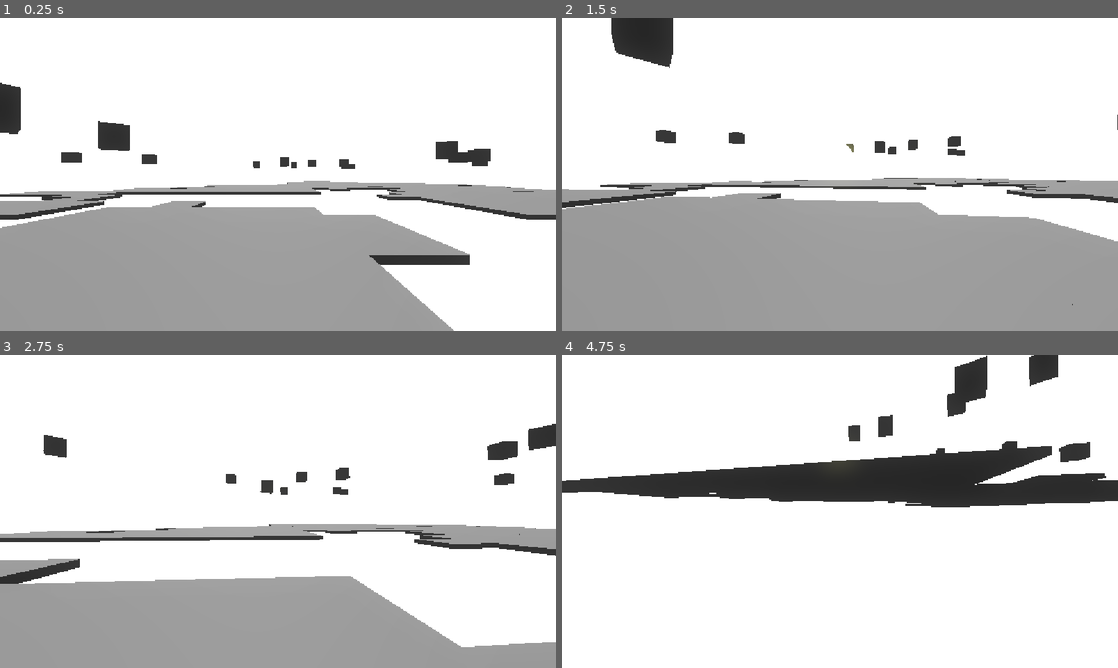
Above: before the commit, frames 1-4 (two rows, left to right).
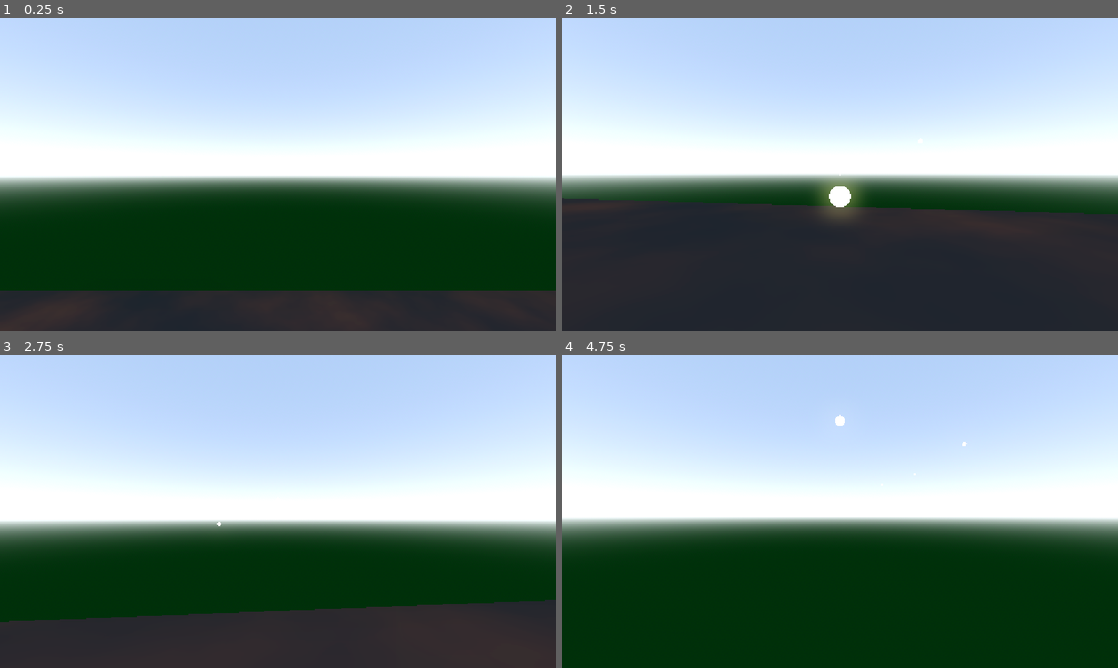
Above: after the commit, the same moments.

Repository: matthewmolitordev/hoard-hunters
Game: Godot game, scene res://hub_world.tscn
Same seed, same stepped clock (60 frames per second), same inputs: the game is played once before the commit and once after it. Before the commit the project starts from res://world.tscn.
Inputs (mouse positions are in pixels of both pictures, inside the frame that each line leads up to):
- Up to frame 1 (0.25 s): no input
- Up to frame 2 (1.5 s): tap Enter (ui_accept) at 0.5, 0.77 s; move the mouse to (867, 174) at 0.52 s; hold 1 (action_bar_slot_1) 0.53-1.28 s; hold W (move_forward) from 0.53 s (still down); move the mouse to (812, 174) at 1.27 s; tap 1 (action_bar_slot_1) at 1.35 s
- Up to frame 3 (2.75 s): keep holding W (move_forward); tap Enter (ui_accept) at 1.52 s; move the mouse to (289, 505) at 2.02 s; hold 1 (action_bar_slot_1) from 2.03 s (still down)
- Up to frame 4 (4.75 s): keep holding W (move_forward); move the mouse to (834, 517) at 2.77 s; release 1 (action_bar_slot_1) at 2.78 s; tap 1 (action_bar_slot_1) at 2.85, 4.35 s; tap Enter (ui_accept) at 3.02, 3.77, 4.52 s; move the mouse to (878, 514) at 3.52 s; hold 1 (action_bar_slot_1) 3.53-4.28 s; move the mouse to (795, 508) at 4.27 s

The runs differ from the first frame. In frame 1, 87% of the frame differs, in the area x 0-100%, y 0-100%; in frame 2, 85%; in frame 3, 85%; in frame 4, 93%.

Commit message:
feat: add color and hub world

Diff:
--- /dev/null
+++ b/hub_world.tscn
@@ -0,0 +1,90 @@
+[gd_scene format=3 uid="uid://3llsmtg8esoo"]
+
+[ext_resource type="PackedScene" uid="uid://bd4abpdncwq8b" path="res://player.tscn" id="1_1iog8"]
+[ext_resource type="Script" uid="uid://clx3e7l5upabg" path="res://portal.gd" id="2_oe58s"]
+
+[sub_resource type="FastNoiseLite" id="FastNoiseLite_4n47x"]
+
+[sub_resource type="NoiseTexture2D" id="NoiseTexture2D_jyont"]
+noise = SubResource("FastNoiseLite_4n47x")
+seamless = true
+
+[sub_resource type="StandardMaterial3D" id="StandardMaterial3D_h7n1j"]
+albedo_color = Color(0.22665176, 0.10349136, 0.0018793975, 1)
+albedo_texture = SubResource("NoiseTexture2D_jyont")
+
+[sub_resource type="BoxShape3D" id="BoxShape3D_h7n1j"]
+size = Vector3(3, 4, 1)
+
+[sub_resource type="FastNoiseLite" id="FastNoiseLite_n5r1m"]
+frequency = 0.05
+
+[sub_resource type="NoiseTexture2D" id="NoiseTexture2D_djjlw"]
+noise = SubResource("FastNoiseLite_n5r1m")
+
+[sub_resource type="FastNoiseLite" id="FastNoiseLite_h3cym"]
+frequency = 0.06
+
+[sub_resource type="NoiseTexture2D" id="NoiseTexture2D_o0xtw"]
+noise = SubResource("FastNoiseLite_h3cym")
+
+[sub_resource type="FastNoiseLite" id="FastNoiseLite_6bdq6"]
+frequency = 0.04
+
+[sub_resource type="NoiseTexture2D" id="NoiseTexture2D_aut73"]
+noise = SubResource("FastNoiseLite_6bdq6")
+
+[sub_resource type="AnimatedTexture" id="AnimatedTexture_4n47x"]
+frames = 3
+frame_0/texture = SubResource("NoiseTexture2D_djjlw")
+frame_0/duration = 0.1
+frame_1/texture = SubResource("NoiseTexture2D_o0xtw")
+frame_1/duration = 0.1
+frame_2/texture = SubResource("NoiseTexture2D_aut73")
+frame_2/duration = 0.1
+
+[sub_resource type="StandardMaterial3D" id="StandardMaterial3D_jyont"]
+albedo_color = Color(0.49762362, 0.47888243, 0.19522938, 1)
+emission_enabled = true
+emission = Color(0.23365518, 0.3505286, 0.96071154, 1)
+emission_energy_multiplier = 0.14
+emission_texture = SubResource("AnimatedTexture_4n47x")
+
+[sub_resource type="ProceduralSkyMaterial" id="ProceduralSkyMaterial_oe58s"]
+ground_bottom_color = Color(0.025447031, 0.10478487, 0.040150143, 1)
+
+[sub_resource type="Sky" id="Sky_fj7yv"]
+sky_material = SubResource("ProceduralSkyMaterial_oe58s")
+
+[sub_resource type="Environment" id="Environment_e0qst"]
+background_mode = 2
+background_energy_multiplier = 1.76
+sky = SubResource("Sky_fj7yv")
+glow_enabled = true
+glow_bloom = 0.3
+
+[node name="HubWorld" type="Node3D" unique_id=893329640]
+
+[node name="Floor" type="CSGBox3D" parent="." unique_id=404084622]
+use_collision = true
+size = Vector3(30, 1, 30)
+material = SubResource("StandardMaterial3D_h7n1j")
+
+[node name="Player" parent="." unique_id=55416726 instance=ExtResource("1_1iog8")]
+transform = Transform3D(1, 0, 0, 0, 1, 0, 0, 0, 1, 0, 5.8136115, -6.2433424)
+
+[node name="Portal" type="Area3D" parent="." unique_id=1267654559]
+transform = Transform3D(1, 0, 0, 0, 1, 0, 0, 0, 1, 0, 3.4741082, 0)
+script = ExtResource("2_oe58s")
+
+[node name="CollisionShape3D" type="CollisionShape3D" parent="Portal" unique_id=1932113505]
+transform = Transform3D(1, 0, 0, 0, 1, 0, 0, 0, 1, 0, -0.9496269, 8.152737)
+shape = SubResource("BoxShape3D_h7n1j")
+
+[node name="CSGBox3D" type="CSGBox3D" parent="Portal" unique_id=27048802]
+transform = Transform3D(1, 0, 0, 0, 1, 0, 0, 0, 1, 0, -0.9396262, 8.145889)
+size = Vector3(3, 4, 1)
+material = SubResource("StandardMaterial3D_jyont")
+
+[node name="WorldEnvironment" type="WorldEnvironment" parent="." unique_id=2092172206]
+environment = SubResource("Environment_e0qst")
--- a/player.gd
+++ b/player.gd
@@ -79,7 +79,11 @@
 	get_tree().root.add_child(fireball)
 	var camera_node = $Camera3D
 	var forward_vector = -camera_node.global_transform.basis.z.normalized()
-	fireball.global_position = global_position + forward_vector * 1
+	var spawn_pos = camera_node.global_position
+	spawn_pos += forward_vector * 1.5
+	spawn_pos.y -= 0.4
+
+	fireball.global_position = spawn_pos
 	fireball.velocity = forward_vector * fireball.speed
 	fireball.look_at(fireball.global_position + forward_vector, Vector3.UP)
 	await get_tree().create_timer(fire_ball_cooldown).timeout
--- a/player.tscn
+++ b/player.tscn
@@ -16,3 +16,19 @@
 mesh = SubResource("CapsuleMesh_f3sb7")
 
 [node name="Camera3D" type="Camera3D" parent="." unique_id=1762887908]
+
+[node name="UI" type="CanvasLayer" parent="." unique_id=2039329973]
+
+[node name="CenterContainer" type="CenterContainer" parent="UI" unique_id=579182569]
+anchors_preset = 15
+anchor_right = 1.0
+anchor_bottom = 1.0
+grow_horizontal = 2
+grow_vertical = 2
+mouse_filter = 2
+
+[node name="ColorRect" type="ColorRect" parent="UI/CenterContainer" unique_id=315415770]
+custom_minimum_size = Vector2(6, 6)
+layout_mode = 2
+mouse_filter = 2
+color = Color(1, 1, 1, 0.7372549)
--- /dev/null
+++ b/portal.gd
@@ -0,0 +1,13 @@
+extends Area3D
+
+@export_file("*.tscn") var target_dungeon_scene: String = "res://world.tscn"
+
+func _ready() -> void:
+	body_entered.connect(_on_body_entered)
+
+
+func _on_body_entered(body: Node) -> void:
+	if body.name == "Player" or body.is_in_group("player"):
+		var error = get_tree().change_scene_to_file(target_dungeon_scene)
+		if error != OK:
+			print("Error loading scene: ", error)
--- a/project.godot
+++ b/project.godot
@@ -11,7 +11,7 @@
 [application]
 
 config/name="3d sandbox"
-run/main_scene="uid://dcxa03suu4vbj"
+run/main_scene="uid://3llsmtg8esoo"
 config/features=PackedStringArray("4.7", "Forward Plus")
 config/icon="res://icon.svg"
 
--- a/sentry.tscn
+++ b/sentry.tscn
@@ -5,6 +5,13 @@
 [sub_resource type="BoxShape3D" id="BoxShape3D_h7n1j"]
 
 [sub_resource type="BoxMesh" id="BoxMesh_jyont"]
+
+[sub_resource type="StandardMaterial3D" id="StandardMaterial3D_yhqha"]
+albedo_color = Color(0.62075394, 0.677875, 0.7447054, 1)
+metallic = 1.0
+roughness = 0.45
+emission = Color(0.42688888, 0.8880072, 0.9535784, 1)
+emission_energy_multiplier = 0.22
 
 [sub_resource type="SphereShape3D" id="SphereShape3D_h7n1j"]
 radius = 20.0
@@ -17,6 +24,7 @@
 
 [node name="MeshInstance3D" type="MeshInstance3D" parent="." unique_id=725164236]
 mesh = SubResource("BoxMesh_jyont")
+surface_material_override/0 = SubResource("StandardMaterial3D_yhqha")
 
 [node name="DetectionZone" type="Area3D" parent="." unique_id=354151201]
 
--- a/tile.tscn
+++ b/tile.tscn
@@ -2,6 +2,16 @@
 
 [sub_resource type="BoxMesh" id="BoxMesh_jyont"]
 size = Vector3(2, 0.2, 2)
+
+[sub_resource type="FastNoiseLite" id="FastNoiseLite_i3pqv"]
+
+[sub_resource type="NoiseTexture2D" id="NoiseTexture2D_onrkg"]
+noise = SubResource("FastNoiseLite_i3pqv")
+
+[sub_resource type="StandardMaterial3D" id="StandardMaterial3D_4flbx"]
+albedo_color = Color(0.20392157, 0.047058824, 0.12156863, 1)
+albedo_texture = SubResource("NoiseTexture2D_onrkg")
+roughness = 0.8
 
 [sub_resource type="BoxShape3D" id="BoxShape3D_h7n1j"]
 size = Vector3(2, 0.2, 2)
@@ -12,6 +22,7 @@
 
 [node name="MeshInstance3D" type="MeshInstance3D" parent="StaticBody3D" unique_id=745933889]
 mesh = SubResource("BoxMesh_jyont")
+surface_material_override/0 = SubResource("StandardMaterial3D_4flbx")
 
 [node name="CollisionShape3D" type="CollisionShape3D" parent="StaticBody3D" unique_id=1182145906]
 shape = SubResource("BoxShape3D_h7n1j")
--- a/world.tscn
+++ b/world.tscn
@@ -3,7 +3,16 @@
 [ext_resource type="PackedScene" uid="uid://bd4abpdncwq8b" path="res://player.tscn" id="1_f3sb7"]
 [ext_resource type="Script" uid="uid://co4bn81gso7cq" path="res://dungeon_generator.gd" id="2_fj7yv"]
 
+[sub_resource type="ProceduralSkyMaterial" id="ProceduralSkyMaterial_fj7yv"]
+ground_bottom_color = Color(0.025447031, 0.10478487, 0.040150143, 1)
+
+[sub_resource type="Sky" id="Sky_fj7yv"]
+sky_material = SubResource("ProceduralSkyMaterial_fj7yv")
+
 [sub_resource type="Environment" id="Environment_h7n1j"]
+background_mode = 2
+background_energy_multiplier = 1.76
+sky = SubResource("Sky_fj7yv")
 glow_enabled = true
 glow_bloom = 0.3
 
@@ -12,9 +21,6 @@
 [node name="Player" parent="." unique_id=55416726 instance=ExtResource("1_f3sb7")]
 transform = Transform3D(1, 0, 0, 0, 1, 0, 0, 0, 1, 1.2211256, 2.0037637, 1.0118032)
 
-[node name="DirectionalLight3D" type="DirectionalLight3D" parent="." unique_id=1136829166]
-transform = Transform3D(1, 0, 0, 0, -0.46697158, 0.88427234, 0, -0.88427234, -0.46697158, 0.68115044, 5.1831956, -10.19812)
-
 [node name="DungeonGenerator" type="Node3D" parent="." unique_id=1522880769]
 script = ExtResource("2_fj7yv")
 absolute_seed = 122
Not shown, added: portal.gd.uid
